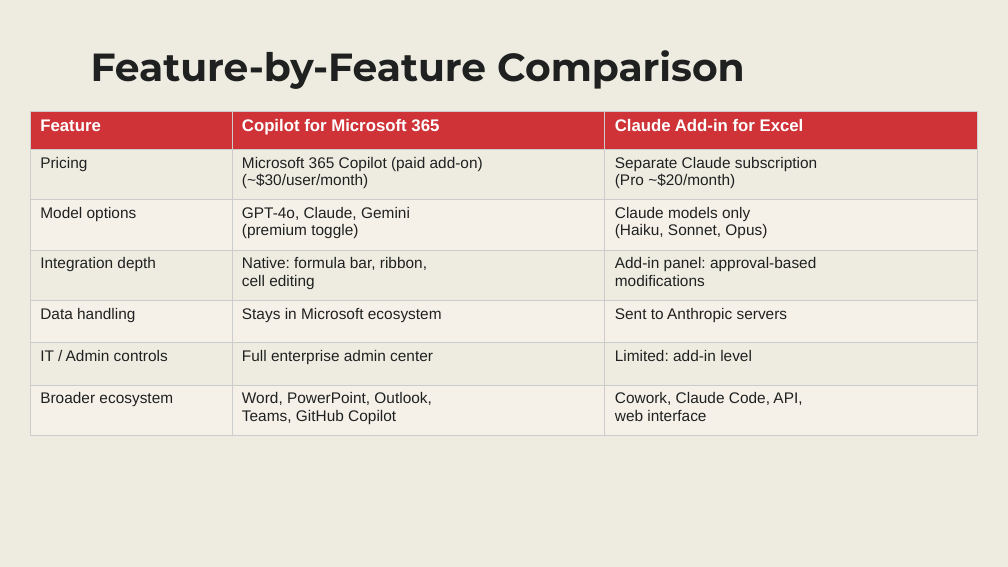
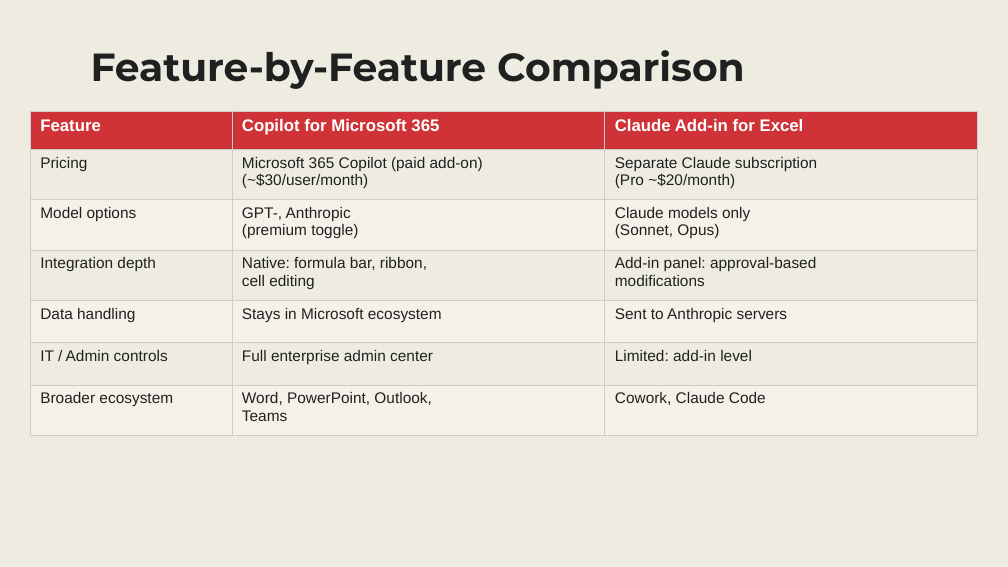
Before and after one commit to stringfestdata/copilot-opus-vs-claude-excel-addin, a slide deck: slide 13 of Copilot vs Claude Slides.pptx. Drawn at 1008x567 pixels with LibreOffice and Linux fonts; fonts in the diff are those of the drawing. Boxes give left, top, right and bottom in pixels: in the first picture for what was removed or moved away, otherwise in the second. Text is boxed around its words. In the diff, an @@ line names an element or a change of style, - is before the commit and + after.

```diff
--- a/Copilot vs Claude Slides.pptx
+++ b/Copilot vs Claude Slides.pptx
@@ table at bbox=[30, 111, 978, 435] @@
-row 3, column 2: GPT-4o, Claude, Gemini / (premium toggle)
+row 3, column 2: GPT-, Anthropic / (premium toggle)
-row 3, column 3: Claude models only / (Haiku, Sonnet, Opus)
+row 3, column 3: Claude models only / (Sonnet, Opus)
-row 7, column 2: Word, PowerPoint, Outlook, / Teams, GitHub Copilot
+row 7, column 2: Word, PowerPoint, Outlook, / Teams
-row 7, column 3: Cowork, Claude Code, API, / web interface
+row 7, column 3: Cowork, Claude Code
```
Also in this commit, not shown: 4 other slides changed, 2 other files.
